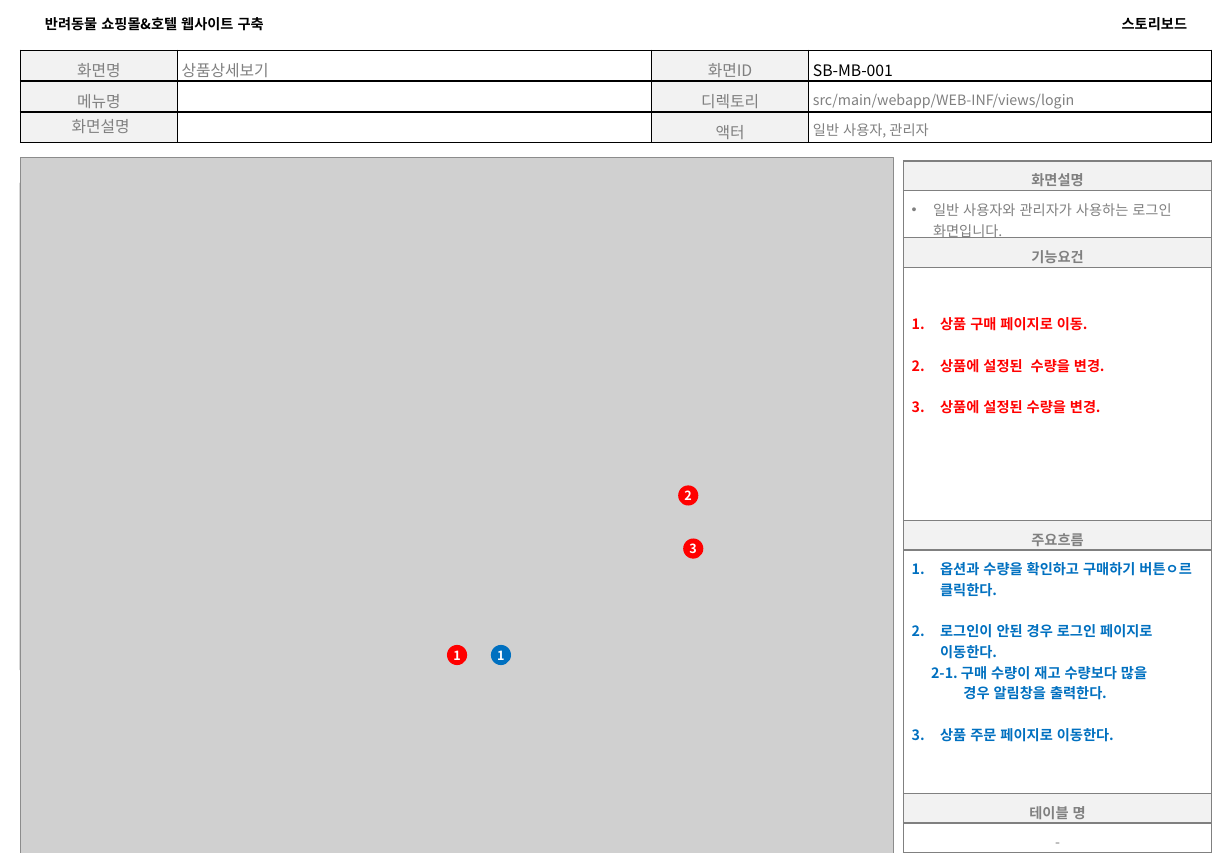
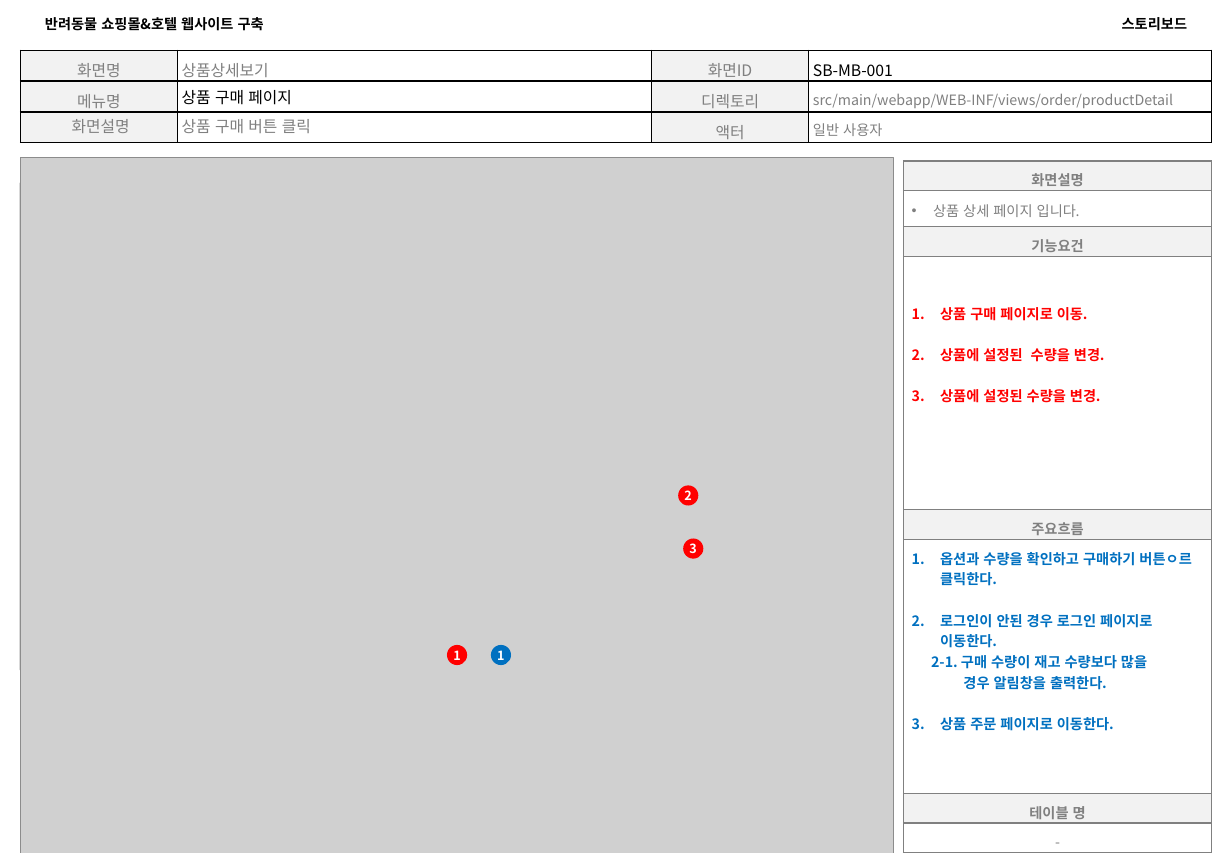
Before and after one commit to 94jinwoo/Companion, a slide deck: slide 6 of Companion.스토리보드.VER.0.3(쇼핑몰).pptx. Drawn at 1232x853 pixels with LibreOffice and Linux fonts; fonts in the diff are those of the drawing; grey boxes stand for pictures; background and template pictures are left out. Boxes give left, top, right and bottom in pixels: in the first picture for what was removed or moved away, otherwise in the second. Text is boxed around its words. In the diff, an @@ line names an element or a change of style, - is before the commit and + after.

```diff
--- a/Companion.스토리보드.VER.0.3(쇼핑몰).pptx
+++ b/Companion.스토리보드.VER.0.3(쇼핑몰).pptx
@@ table at (20,50,1212,147) @@
-row 2, column 2: 
+row 2, column 2: 상품 구매 페이지
-row 2, column 4: src/main/webapp/WEB-INF/views/login
+row 2, column 4: src/main/webapp/WEB-INF/views/order/productDetail
-row 3, column 2: 
+row 3, column 2: 상품 구매 버튼 클릭
-row 3, column 4: 일반 사용자, 관리자
+row 3, column 4: 일반 사용자
@@ table at (903,162,1212,811) @@
-row 2, column 1: 일반 사용자와 관리자가 사용하는 로그인 화면입니다.
+row 2, column 1: 상품 상세 페이지 입니다.
```
Also in this commit, not shown: 11 other slides changed, 1 slide added, 1 slide removed.
